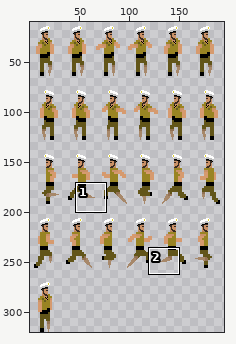
Sprite sheet, stored at HAPI_APP/Data/Sprites/Player_surface.png. Above: a wide view before the commit, with the close-up outlined.
Close-up. Before:
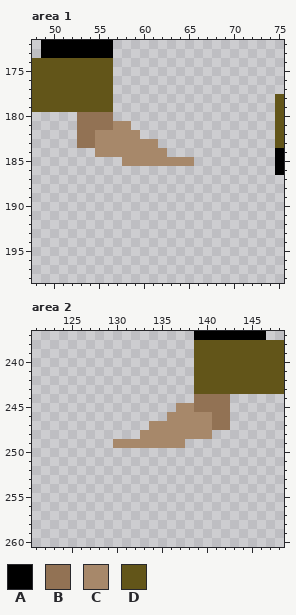
The file is 196x320 pixels. Pixels under 10% opacity are left out. Shown: area 1: x 48..75, y 172..198; area 2: x 121..148, y 237..260. The wide view leaves out empty margins.
Palette (. is transparent): A #000000  B #927254  C #a7886a  D #625519
Pixels before, area 1, first column x 48:
172 .AAAAAAAA...................
173 .AAAAAAAA...................
174 DDDDDDDDD...................
175 DDDDDDDDD...................
176 DDDDDDDDD...................
177 DDDDDDDDD...................
178 DDDDDDDDD..................D
179 DDDDDDDDD..................D
180 .....BBBB..................D
181 .....BBBBCC................D
182 .....BBCCCCC...............D
183 .....BBCCCCCCC.............D
184 .......CCCCCCCC............A
185 ..........CCCCCCCC.........A
186 ...........................A
Pixels before, area 2, first column x 130:
237 .........AAAAAAAA..
238 .........DDDDDDDDDD
239 .........DDDDDDDDDD
240 .........DDDDDDDDDD
241 .........DDDDDDDDDD
242 .........DDDDDDDDDD
243 .........DDDDDDDDDD
244 .........BBBB......
245 .......CCBBBB......
246 ......CCCCCBB......
247 ....CCCCCCCBB......
248 ...CCCCCCCC........
249 CCCCCCCC...........
And afterwards:
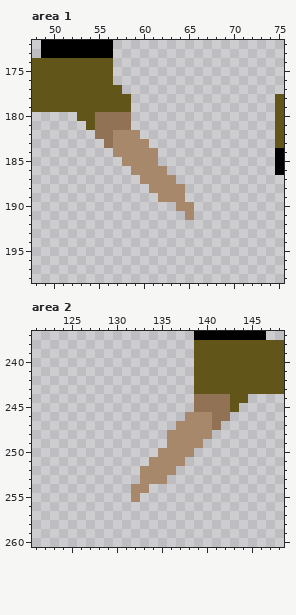
Changes in this commit:
Changed rows in their new state; - is an unchanged pixel.
Area 1:
first column x 53:
177 ----D--------
178 ----DD-------
179 ----DD-------
180 DD--BB-------
181 .D--BB-------
182 ..BB---------
183 ...B----.----
184 --..-----.---
185 ---------....
186 ------CCCC---
187 -------CCCC--
188 --------CCCC-
189 ---------CCC-
190 -----------CC
191 ------------C
Area 2:
first column x 130:
244 -------------DD
245 -------..----D-
246 ------..-------
247 ----...-----.--
248 ---...---------
249 ......--CC-----
250 -----CCCC------
251 ----CCCC-------
252 ---CCCC--------
253 ---CCC---------
254 --CC-----------
255 --C------------
Pixel boxes of the changes (left, top, right, bottom) in both close-ups:
changed: (77, 85, 194, 220)
changed: (113, 394, 248, 502)
